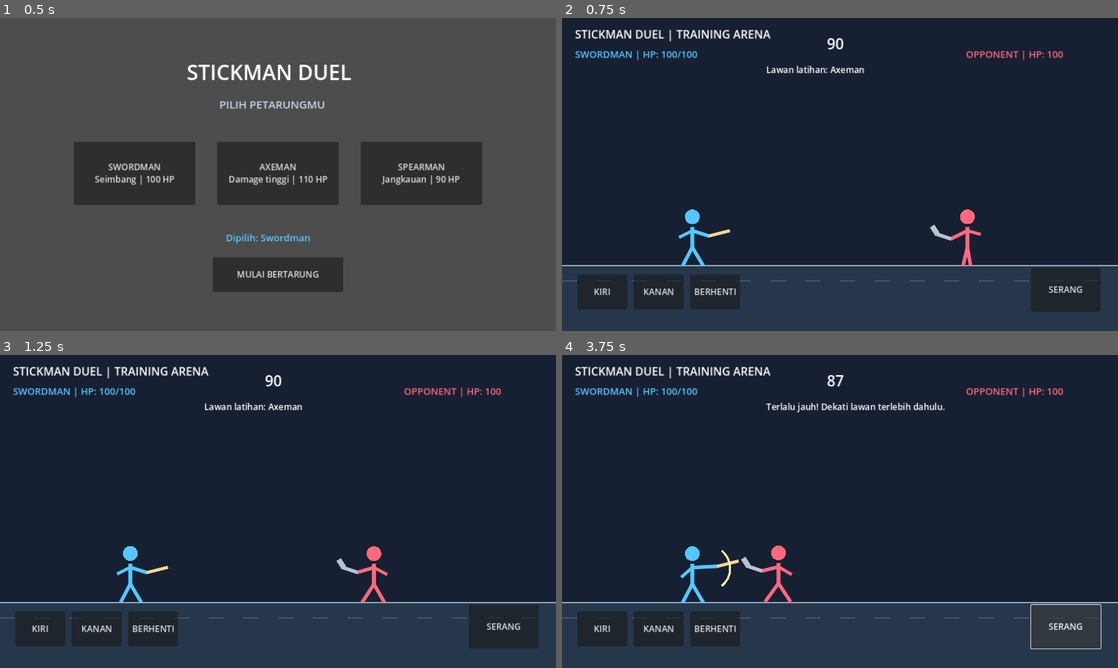
Above: before the commit, frames 1-4 (two rows, left to right).
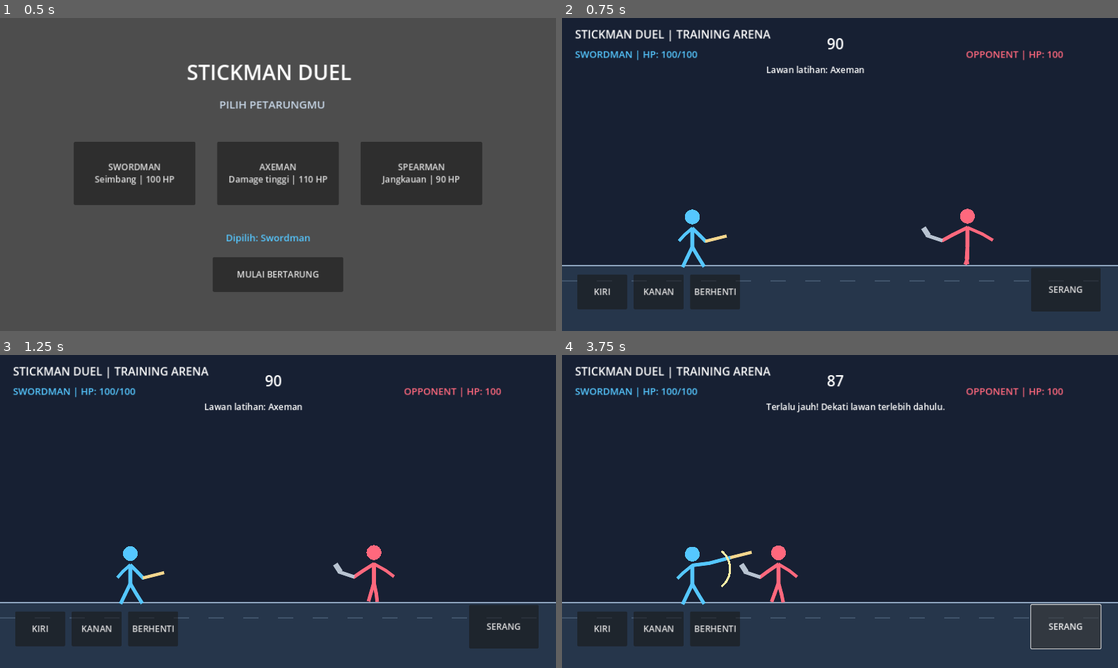
Above: after the commit, the same moments.

Repository: satriamada-web/stickman-duel
Game: Godot game, scene res://scenes/main.tscn
The game is run twice, just before and just after one commit, with the same random seed, the same clock (stepped at 60 frames per second) and the same inputs.
Inputs:
- Up to frame 1 (0.5 s): no input
- Up to frame 2 (0.75 s): click "MULAI BERTARUNG" at 0.5 s
- Up to frame 3 (1.25 s): no input
- Up to frame 4 (3.75 s): click "KIRI" at 1.25 s; click "KANAN" at 2 s; click "BERHENTI" at 2.75 s; click "SERANG" at 3.5 s

Frame 1 is identical in both runs. In frame 2, 0.5% of the frame differs, in the area x 20-78%, y 60-80%; in frame 3, 0.6%; in frame 4, 0.7%, in the area x 20-43%, y 61-80%.

Commit message:
Improve stickman movement with articulated limb animation

Diff:
--- a/scripts/main.gd
+++ b/scripts/main.gd
@@ -102,43 +102,66 @@
 		draw_line(Vector2(impact_effect_x - 13, impact_y + 13), Vector2(impact_effect_x + 13, impact_y - 13), Color("#ffe28a"), 5.0)
 
 func _draw_fighter(x: float, floor_y: float, tint: Color, direction: int, weapon: String, walking: bool, attacking: bool) -> void:
-	# Animasi prosedural sederhana: badan naik-turun dan tangan/kaki mengayun.
-	var phase := animation_time * (9.0 if walking else 2.2)
-	var stride := sin(phase) * 15.0 if walking else 0.0
-	var bob := absf(sin(phase * 2.0)) * 4.0 if walking else sin(phase) * 1.5
+	# Gerakan sendi: pinggul, lutut, bahu, siku, dan tangan dihitung setiap frame.
+	var phase := animation_time * 10.0
+	var swing := sin(phase) if walking else sin(animation_time * 2.0) * 0.06
+	var leg_swing := swing * (0.62 if walking else 0.08)
+	var bob := absf(sin(phase * 2.0)) * 4.0 if walking else sin(animation_time * 2.0) * 1.2
 	var center := Vector2(x, floor_y - bob)
 	var head := center + Vector2(0, -112)
-	var body_top := center + Vector2(0, -88)
-	var body_bottom := center + Vector2(0, -42)
-	var front_arm := center + Vector2(38 * direction, -68 + (stride * 0.45 if walking else 0.0))
-	var back_arm := center + Vector2(-30 * direction, -65 - (stride * 0.45 if walking else 0.0))
-	var front_leg := center + Vector2(25 * direction + stride, 0)
-	var back_leg := center + Vector2(-22 * direction - stride, 0)
+	var shoulder := center + Vector2(0, -86)
+	var hip := center + Vector2(0, -43)
+
+	# Kaki dibuat dua ruas agar lutut terlihat menekuk saat melangkah.
+	var front_knee := hip + Vector2(14 * direction + leg_swing * 20.0, 24.0 + absf(leg_swing) * 5.0)
+	var back_knee := hip + Vector2(-12 * direction - leg_swing * 20.0, 25.0 + absf(leg_swing) * 5.0)
+	var front_foot := front_knee + Vector2(13 * direction + leg_swing * 25.0, 21.0 - absf(leg_swing) * 12.0)
+	var back_foot := back_knee + Vector2(-10 * direction - leg_swing * 25.0, 21.0 - absf(leg_swing) * 12.0)
+
+	# Tangan mengayun berlawanan dengan kaki.
+	var arm_swing := -swing * 17.0
+	var front_elbow := shoulder + Vector2(18 * direction + arm_swing, 17.0)
+	var front_hand := front_elbow + Vector2(13 * direction + arm_swing * 0.65, 13.0)
+	var back_elbow := shoulder + Vector2(-18 * direction - arm_swing, 15.0)
+	var back_hand := back_elbow + Vector2(-13 * direction - arm_swing * 0.65, 14.0)
 
 	if attacking:
-		front_arm = center + Vector2(58 * direction, -83)
-		back_arm = center + Vector2(-25 * direction, -58)
-
-	draw_circle(head, 17, tint)
-	draw_line(body_top, body_bottom, tint, 8.0, true)
-	draw_line(body_top + Vector2(0, 8), front_arm, tint, 7.0, true)
-	draw_line(body_top + Vector2(0, 8), back_arm, tint, 6.0, true)
-	draw_line(body_bottom, front_leg, tint, 7.0, true)
-	draw_line(body_bottom, back_leg, tint, 7.0, true)
-
-	var weapon_tip := front_arm + Vector2(48 * direction, -12)
+		var attack_progress := 1.0 - clampf(attack_animation_time / 0.22, 0.0, 1.0)
+		var attack_reach := sin(attack_progress * PI) * 52.0
+		front_elbow = shoulder + Vector2((25.0 + attack_reach * 0.55) * direction, -5.0)
+		front_hand = shoulder + Vector2((62.0 + attack_reach) * direction, -18.0)
+		back_elbow = shoulder + Vector2(-22.0 * direction, 18.0)
+		back_hand = back_elbow + Vector2(-12.0 * direction, 12.0)
+
+	draw_circle(head, 17.0, tint)
+	draw_line(shoulder, hip, tint, 8.0, true)
+	draw_line(hip, back_knee, tint, 7.0, true)
+	draw_line(back_knee, back_foot, tint, 7.0, true)
+	draw_line(hip, front_knee, tint, 7.0, true)
+	draw_line(front_knee, front_foot, tint, 7.0, true)
+	draw_circle(back_knee, 3.5, tint)
+	draw_circle(front_knee, 3.5, tint)
+	draw_line(shoulder, back_elbow, tint, 6.0, true)
+	draw_line(back_elbow, back_hand, tint, 6.0, true)
+	draw_line(shoulder, front_elbow, tint, 7.0, true)
+	draw_line(front_elbow, front_hand, tint, 7.0, true)
+	draw_circle(front_elbow, 3.5, tint)
+	draw_circle(front_hand, 4.0, tint)
+
+	# Senjata mengikuti posisi tangan karakter.
+	var weapon_tip := front_hand + Vector2(48.0 * direction, -12.0)
 	if weapon == "SPEAR":
-		weapon_tip = front_arm + Vector2(78 * direction, -5)
-		draw_line(front_arm, weapon_tip, Color("#f5d78e"), 5.0, true)
+		weapon_tip = front_hand + Vector2(78.0 * direction, -5.0)
+		draw_line(front_hand, weapon_tip, Color("#f5d78e"), 5.0, true)
 	elif weapon == "AXE":
-		weapon_tip = front_arm + Vector2(36 * direction, -12)
-		draw_line(front_arm, weapon_tip, Color("#b8c3d1"), 7.0, true)
-		draw_line(weapon_tip + Vector2(-4 * direction, 0), weapon_tip + Vector2(7 * direction, -17), Color("#b8c3d1"), 11.0, true)
+		weapon_tip = front_hand + Vector2(36.0 * direction, -12.0)
+		draw_line(front_hand, weapon_tip, Color("#b8c3d1"), 7.0, true)
+		draw_line(weapon_tip + Vector2(-4.0 * direction, 0), weapon_tip + Vector2(7.0 * direction, -17.0), Color("#b8c3d1"), 11.0, true)
 	else:
-		draw_line(front_arm, weapon_tip, Color("#f5d78e"), 6.0, true)
+		draw_line(front_hand, weapon_tip, Color("#f5d78e"), 6.0, true)
 
 	if attacking:
-		draw_arc(center + Vector2(35 * direction, -78), 52.0, -0.9, 0.9, 18, Color("#fff0a6"), 5.0)
+		draw_arc(center + Vector2(35.0 * direction, -78.0), 52.0, -0.9, 0.9, 18, Color("#fff0a6"), 5.0)
 
 func _build_ui() -> void:
 	var layer := CanvasLayer.new()
